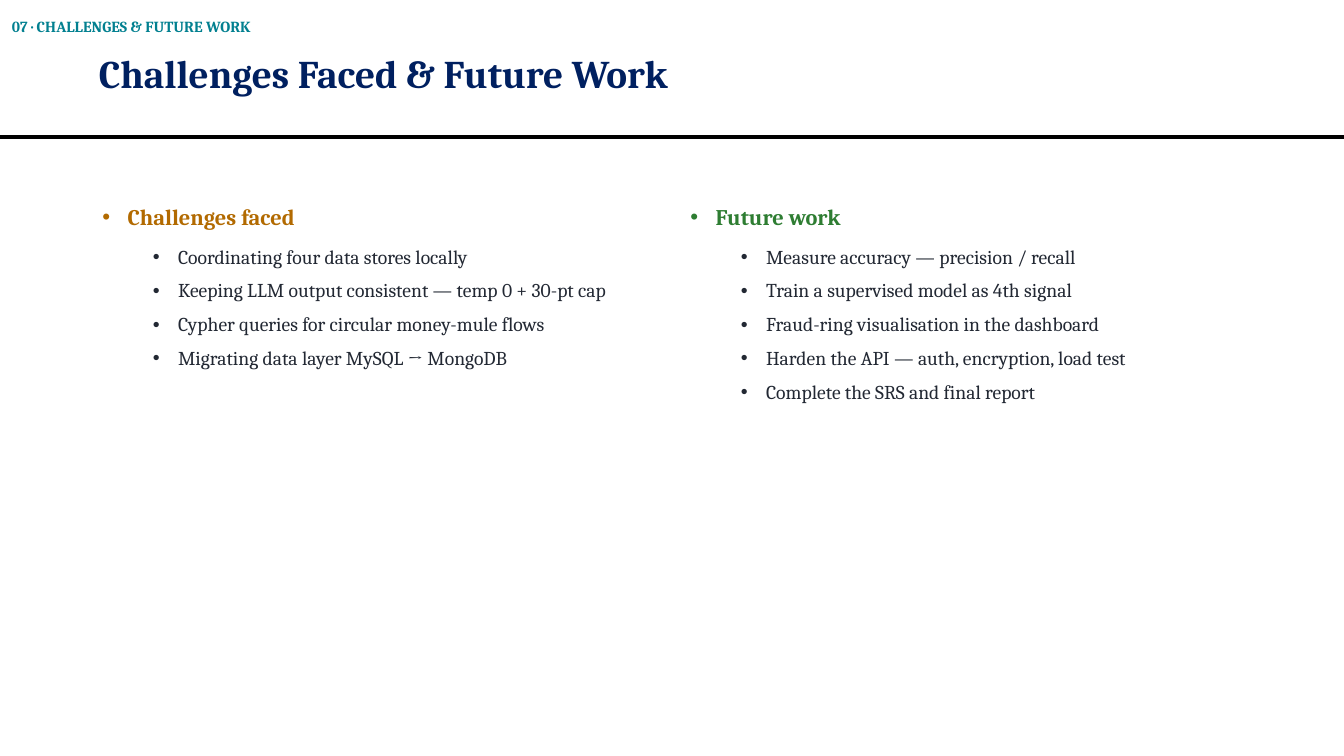
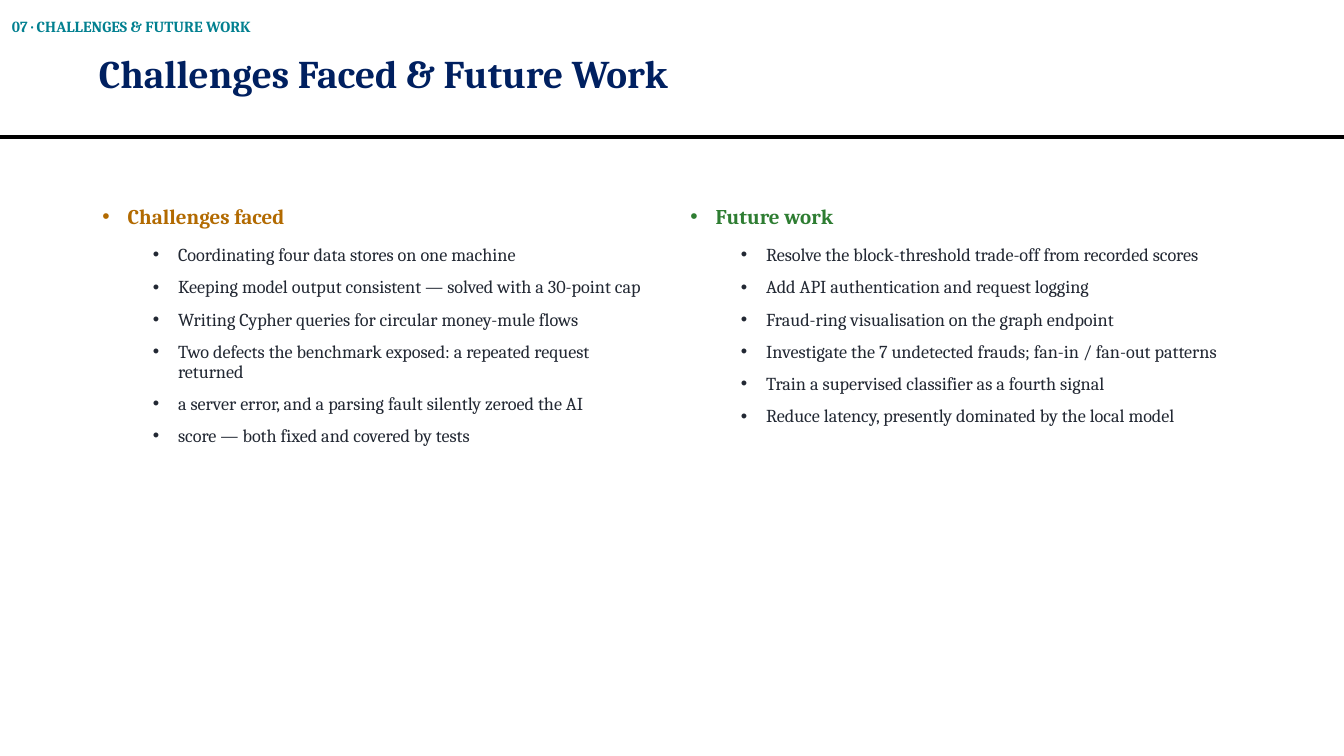
Before and after one commit to OMJOSHI15/indus11, a slide deck: slide 11 of docs/Indus11-Review2.pptx (slide 10 before the commit). Drawn at 1344x756 pixels with LibreOffice and Linux fonts; fonts in the diff are those of the drawing. Boxes give left, top, right and bottom in pixels: in the first picture for what was removed or moved away, otherwise in the second. Text is boxed around its words. In the diff, an @@ line names an element or a change of style, - is before the commit and + after.

```diff
--- a/docs/Indus11-Review2.pptx
+++ b/docs/Indus11-Review2.pptx
@@ text at box(128, 209, 284, 229): size 16 to 15 pt in "Challenges faced" @@
@@ text at box(716, 209, 833, 224): size 16 to 15 pt in "Future work" @@
@@ text at box(178, 248, 641, 446): text changed; size 14 to 13 pt @@
-  • Coordinating four data stores locally
-  • Keeping LLM output consistent — temp 0 + 30-pt cap
-  • Cypher queries for circular money-mule flows
-  • Migrating data layer MySQL → MongoDB
+  • Coordinating four data stores on one machine
+  • Keeping model output consistent — solved with a 30-point cap
+  • Writing Cypher queries for circular money-mule flows
+  • Two defects the benchmark exposed: a repeated request returned
+  • a server error, and a parsing fault silently zeroed the AI
+  • score — both fixed and covered by tests
@@ text at box(766, 248, 1217, 426): text changed; size 14 to 13 pt @@
-  • Measure accuracy — precision / recall
-  • Train a supervised model as 4th signal
-  • Fraud-ring visualisation in the dashboard
-  • Harden the API — auth, encryption, load test
-  • Complete the SRS and final report
+  • Resolve the block-threshold trade-off from recorded scores
+  • Add API authentication and request logging
+  • Fraud-ring visualisation on the graph endpoint
+  • Investigate the 7 undetected frauds; fan-in / fan-out patterns
+  • Train a supervised classifier as a fourth signal
+  • Reduce latency, presently dominated by the local model
```
Also in this commit, not shown: 2 other slides changed, 1 slide added, 1 other file.
